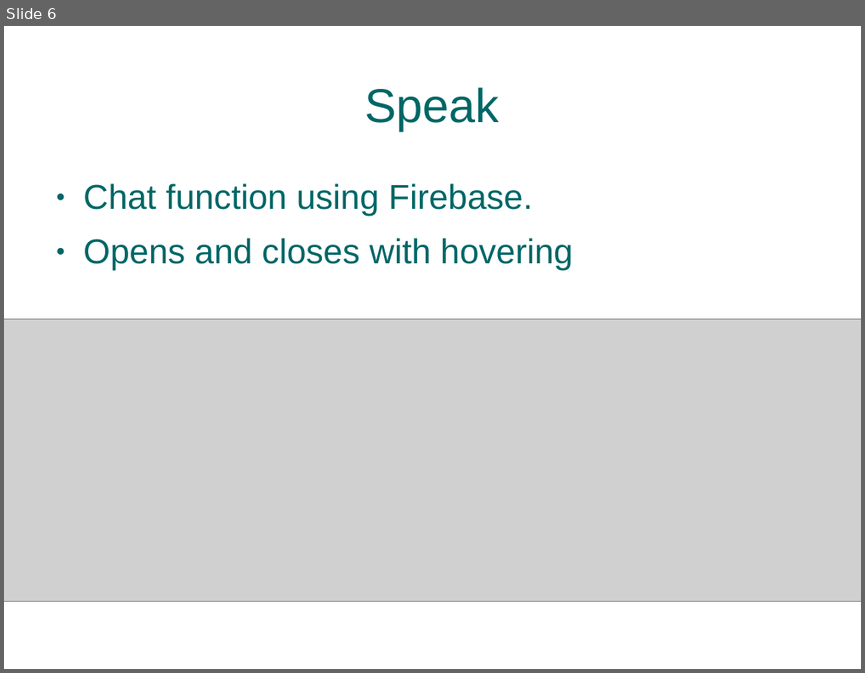
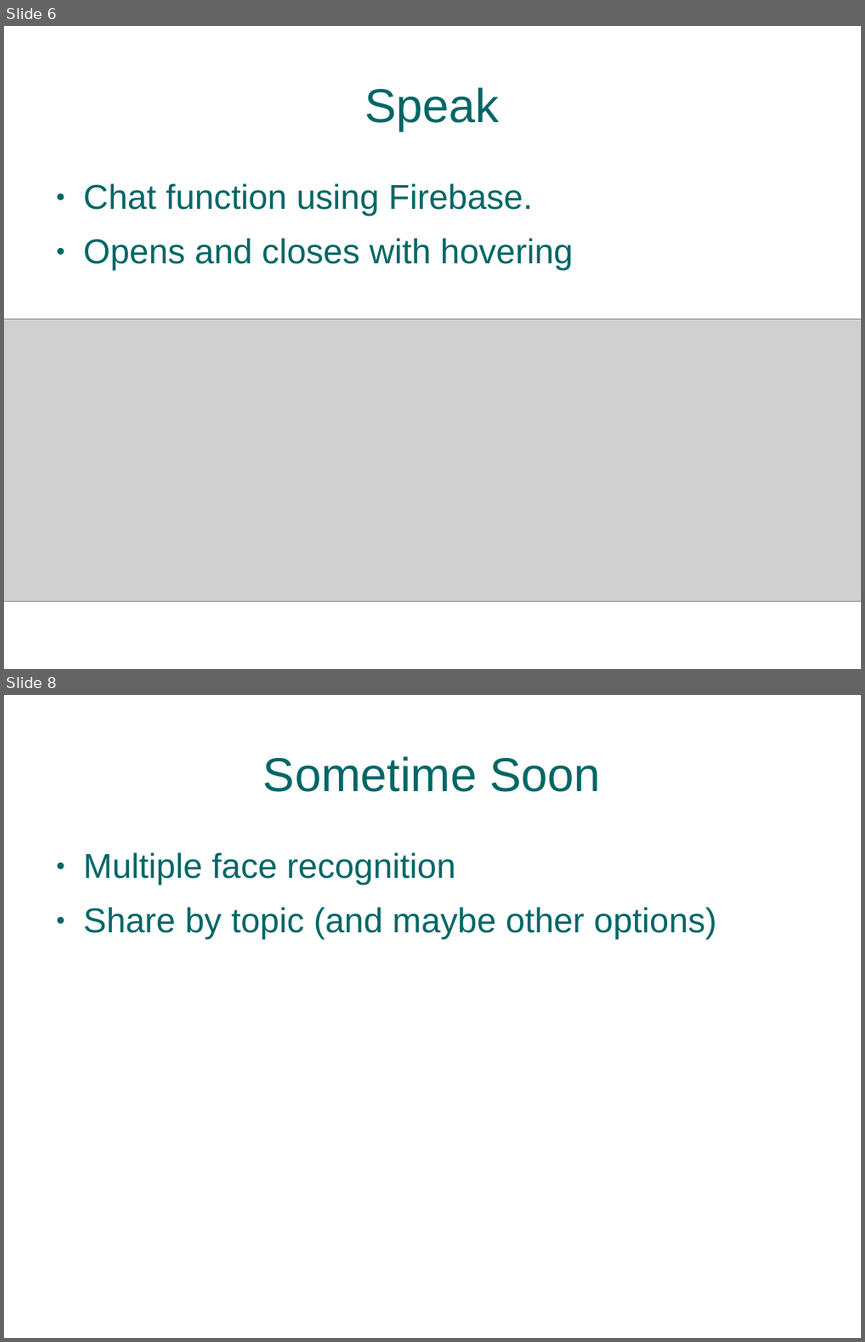
Before and after one commit to abruestle/ShiftShare, a slide deck: presentation/ShiftSharePresentation.ppt. Shown one above the other, each under a label of ours: slide 6 before the commit, slides 6 and 8 after it; the slides between them are not shown. The pictures are 865x673 and 865x1342 pixels, drawn with LibreOffice and Linux fonts; fonts in the diff are those of the drawing; grey boxes stand for pictures; background and template pictures are left out. Boxes give left, top, right and bottom in pixels: in the first picture for what was removed or moved away, otherwise in the second. Text is boxed around its words. In the diff, an @@ line names an element or a change of style, - is before the commit and + after.

```diff
--- a/presentation/ShiftSharePresentation.ppt
+++ b/presentation/ShiftSharePresentation.ppt
@@ slide 8 added at (4, 695, 861, 1338), background picture (left out) @@
@@ title added at (263, 756, 601, 792), 44 pt, text #006666 @@
+Sometime Soon
@@ text added at (83, 852, 717, 939), 32 pt, text #006666 @@
+● Multiple face recognition
+● Share by topic (and maybe other options)
```
Also in this commit, not shown: 3 slides changed, 1 other file.
